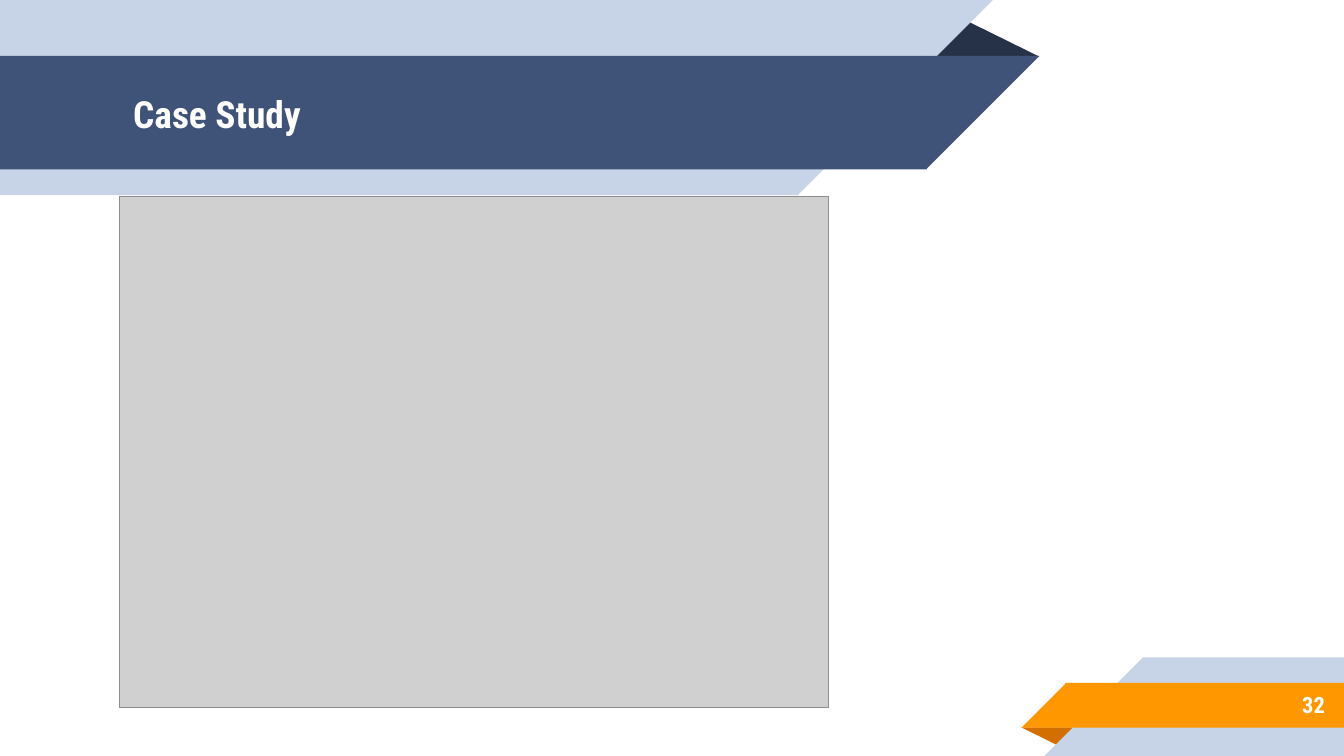
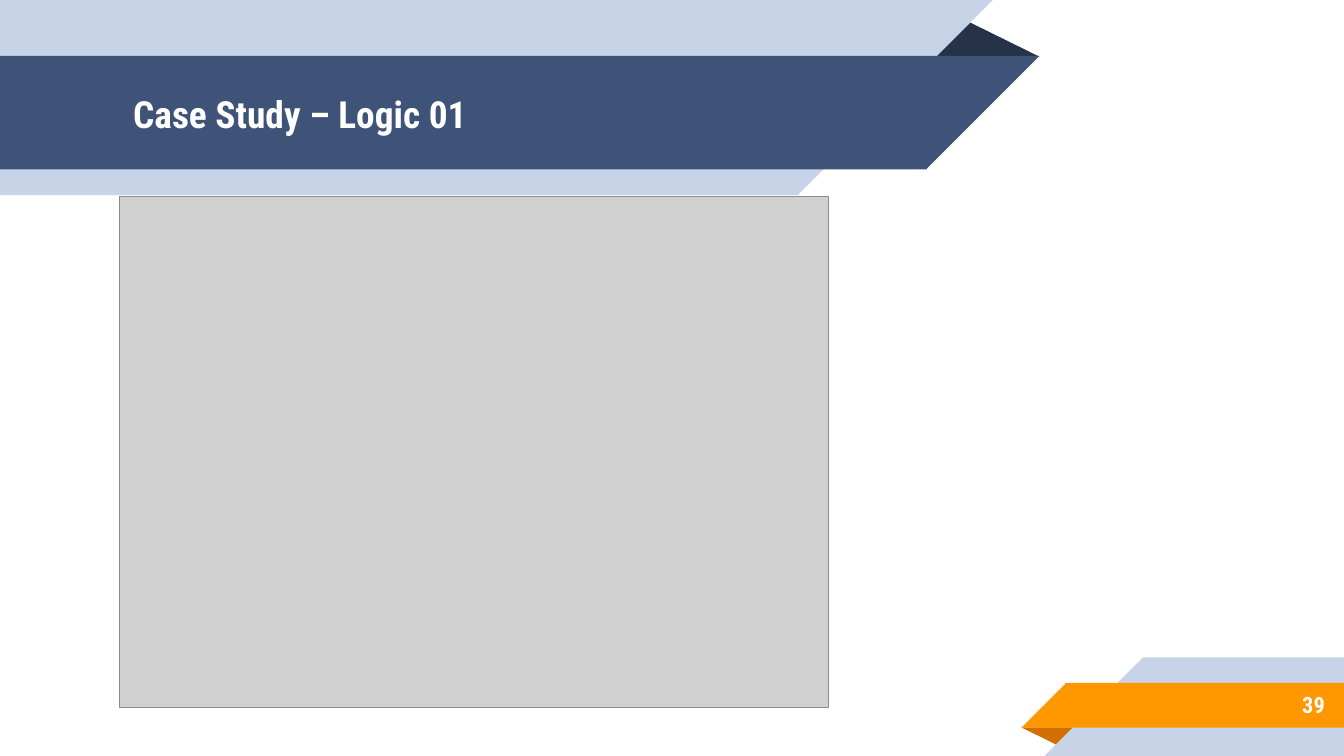
Before and after one commit to aronipurwanto/materi-xa, a slide deck: slide 39 of java-logic/Slide-Java-Logic-01.pptx (slide 32 before the commit). Drawn at 1344x756 pixels with LibreOffice and Linux fonts; fonts in the diff are those of the drawing; grey boxes stand for pictures. Boxes give left, top, right and bottom in pixels: in the first picture for what was removed or moved away, otherwise in the second. Text is boxed around its words. In the diff, an @@ line names an element or a change of style, - is before the commit and + after.

```diff
--- a/java-logic/Slide-Java-Logic-01.pptx
+++ b/java-logic/Slide-Java-Logic-01.pptx
@@ title at [133, 100, 467, 136]: text changed @@
-Case Study
+Case Study – Logic 01
@@ page number at [1302, 697, 1325, 714]: text changed @@
-32
+39
```
Also in this commit, not shown: 12 other slides changed, 10 slides added, 1 slide removed, 3 other files.
